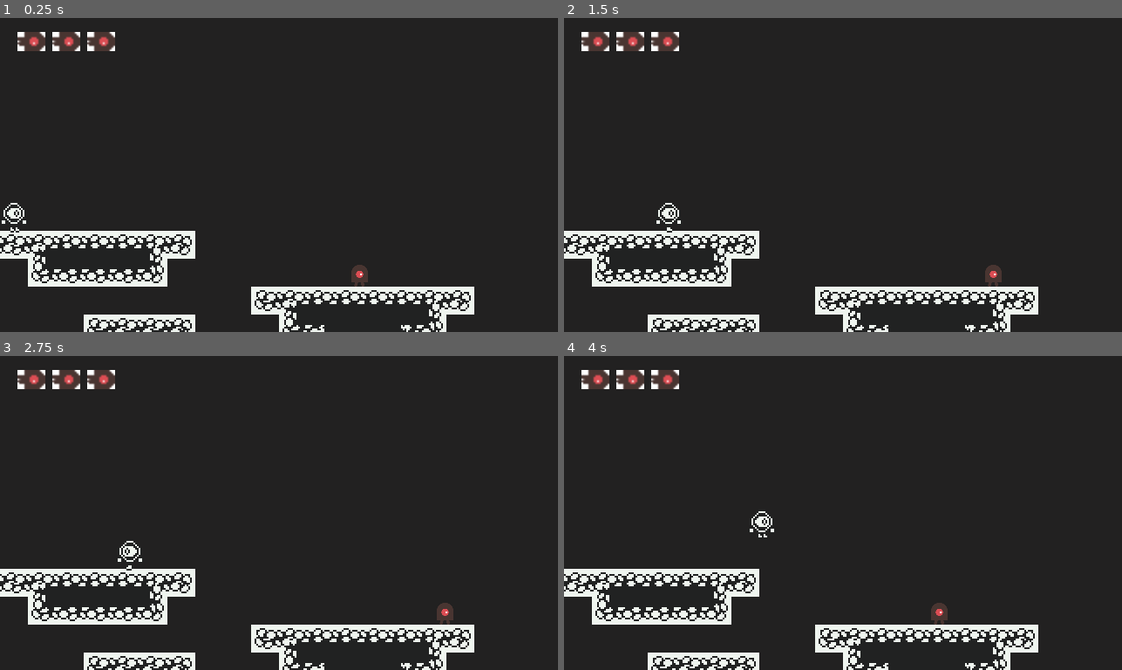
Above: before the commit, frames 1-4 (two rows, left to right).
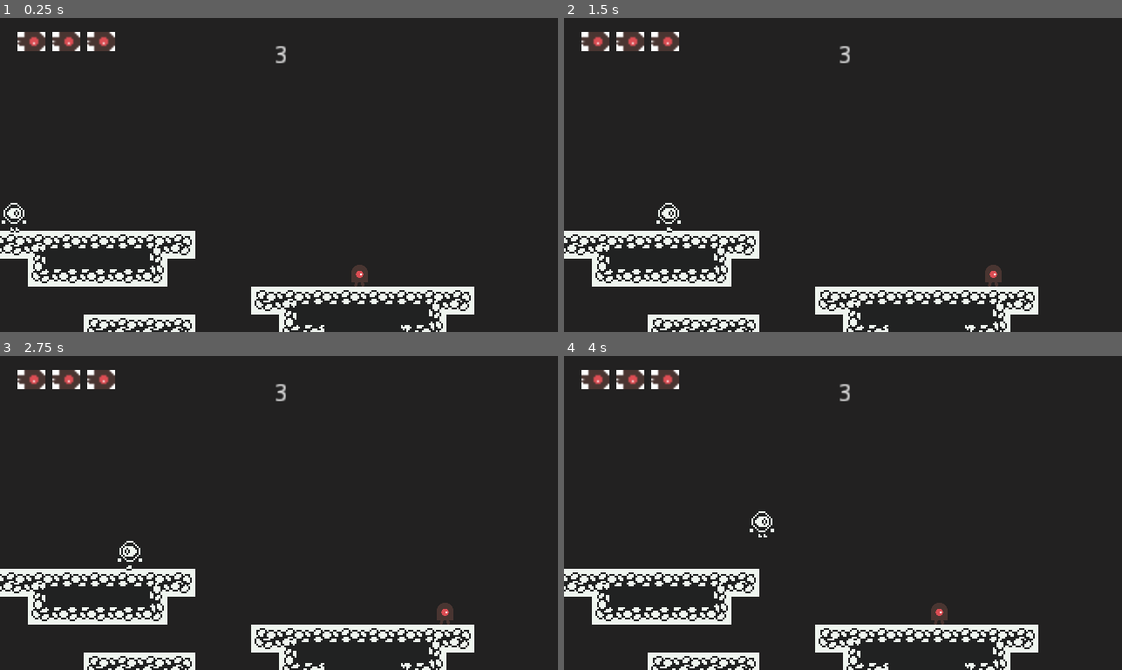
Above: after the commit, the same moments.

Repository: lssalgado/oge-godot
Game: Godot game, scene res://scenes/Game.tscn
Same seed, same stepped clock (60 frames per second), same inputs: the game is played once before the commit and once after it.
Inputs:
- Up to frame 1 (0.25 s): no input
- Up to frame 2 (1.5 s): hold Right (ui_right) from 0.53 s (still down); tap Up (ui_up) at 0.77 s
- Up to frame 3 (2.75 s): tap Up (ui_up) at 1.52 s; release Right (ui_right) at 2.03 s; hold Left (ui_left) from 2.03 s (still down)
- Up to frame 4 (4 s): release Left (ui_left) at 2.78 s; hold Right (ui_right) from 2.78 s (still down); tap Up (ui_up) at 3.02, 3.77 s

The runs differ from the first frame. In frame 1, less than 0.1% of the frame differs, in the area x 49-52%, y 8-15%; in frame 2, less than 0.1%; in frame 3, less than 0.1%; in frame 4, less than 0.1%.

Commit message:
Adding mob counter.

Diff:
--- a/scenes/Game.tscn
+++ b/scenes/Game.tscn
@@ -5,6 +5,10 @@
 
 [node name="Game" type="Node2D"]
 
+[node name="Interface" parent="." instance=ExtResource( 1 )]
+
 [node name="World" parent="." instance=ExtResource( 2 )]
 
-[node name="Interface" parent="." instance=ExtResource( 1 )]
+[connection signal="mob_died" from="World" to="Interface" method="_on_World_mob_died"]
+[connection signal="mob_spawned" from="World" to="Interface" method="_on_World_mob_spawned"]
+[connection signal="player_ready" from="World" to="Interface" method="_on_World_player_ready"]
--- a/scenes/Interface.tscn
+++ b/scenes/Interface.tscn
@@ -16,3 +16,16 @@
 __meta__ = {
 "_edit_use_anchors_": false
 }
+
+[node name="Label" type="Label" parent="."]
+anchor_left = 0.5
+anchor_right = 0.5
+margin_left = -19.0
+margin_top = 15.0
+margin_right = 21.0
+margin_bottom = 29.0
+text = "0"
+align = 1
+__meta__ = {
+"_edit_use_anchors_": false
+}
--- a/scripts/Interface.gd
+++ b/scripts/Interface.gd
@@ -7,13 +7,14 @@
 
 export(PackedScene) var heart_scene
 onready var grid_container = $GridContainer
+var label: Label
 var hearts = Array()
+var first_time: bool = true
+var player_node: Player
 
 func _ready():
-	var player_node = get_tree().get_root().find_node("Player",true,false)
-	var amount: int
-	player_node.connect("health_changed",self,"_on_player_health_changed")
-	update_heart_count(player_node.lives)
+	label = $Label
+	label.text = "0"
 
 func update_heart_count(amount: int):
 	if hearts.size() < amount:
@@ -28,6 +29,22 @@
 			var heart = hearts.pop_back()
 			heart.queue_free()
 
-
 func _on_player_health_changed(amount: int):
 	update_heart_count(amount)
+
+
+func _on_World_mob_spawned():
+	request_ready()
+	label.text = str(label.text.to_int() + 1)
+
+
+func _on_World_player_ready():
+	if first_time:
+		first_time = false
+		player_node = get_tree().get_root().find_node("Player",true,false)
+		player_node.connect("health_changed",self,"_on_player_health_changed")
+	update_heart_count(player_node.lives)
+
+
+func _on_World_mob_died():
+	label.text = str(label.text.to_int() - 1)
--- a/scripts/Mob.gd
+++ b/scripts/Mob.gd
@@ -1,4 +1,6 @@
 extends Entity
+
+signal mob_death
 
 onready var animated_sprite = $AnimatedSprite
 onready var ledge_collision = $Raycasts/LedgeCollision
@@ -35,6 +37,11 @@
 		take_damage(1)
 
 
+func on_death():
+	print("mob_death emited")
+	emit_signal("mob_death")
+	.on_death()
+
 func _on_SideArea_body_entered(body):
 	if body.is_in_group("Player") and body.invulnerable == false:
 		body.take_damage(1)
--- a/scripts/World.gd
+++ b/scripts/World.gd
@@ -4,6 +4,10 @@
 
 export(PackedScene) var player_scene
 export(PackedScene) var mob_scene
+
+signal mob_spawned
+signal mob_died
+signal player_ready
 
 const COLLUMS: int = 20
 const ROWS: int = 11
@@ -26,6 +30,8 @@
 	var mob = mob_scene.instance()
 	add_child(mob)
 	mob.position = get_tile_position(collum, row)
+	emit_signal("mob_spawned")
+	mob.connect("mob_death", self, "on_mob_death")
 	return mob
 
 func add_mobs():
@@ -44,6 +50,8 @@
 	player = player_scene.instance()
 	add_child(player)
 	player.position= get_tile_position(player_collum, player_row)
+	$Player.connect("player_dead", self, "on_player_dead")
+	emit_signal("player_ready")
 
 func new_game():
 	print("new_game")
@@ -53,8 +61,6 @@
 	print("_ready")
 	add_mobs()
 	place_player()
-
-	$Player.connect("player_dead", self, "on_player_dead")
 
 func _process(delta: float):
 	if Input.is_action_just_pressed("restart"):
@@ -68,3 +74,6 @@
 
 func on_player_dead():
 	new_game()
+
+func on_mob_death():
+	emit_signal("mob_died")
